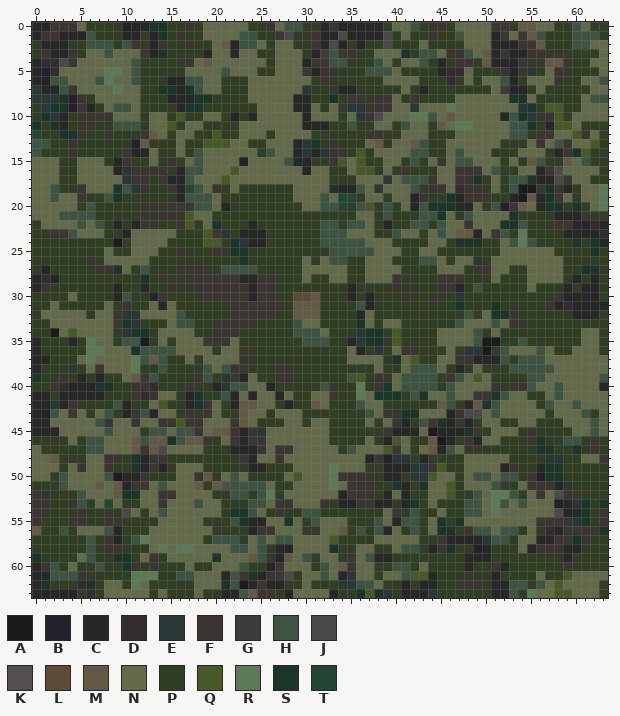
One commit to this pixel-art sprite: Assets/Textures/Environment/Forest/forest_treetops.png. This is how it looked before the edit.
The file is 64x64 pixels. Colours within 5 levels of each other are drawn and written as one.
Palette (. is transparent): A #1b1b1b  B #25212a  C #272727  D #332c30  E #293836  F #3c3633  G #3b3b3b  H #3e5442  J #4a4a4a  K #544f4f  L #5e4b37  M #635945  N #636a49  P #303e23  Q #465926  R #5c7a56  S #1b3629  T #234734
Pixels before (only the part around the change), first column x 0:
 0 CCFFFNPPPPBCCSSPPFPNNNNNPPFNHHPPCFCCCCCPNNHPFFPNNNNFFPMMNNPPHNPP
 1 CFFCCCHPPPCCPCSPFPPNNNNHHPPFJPFFCCJCCCCJPNPPFPPHNNNCFNFMHPPPHHHP
 2 PCCCPPHHHPHFPCFPPFPPNMCHHNPNNPPFCJCPCPPJPPPNPPPPNNNCCCFFMPPPHHNN
 3 PFCCFPNNHNNNFCSPPPPCNNCNNPPNNNPCGHFFPPNNNSPHHNFFHNMCFCCFFPFPPPPN
 4 CDDJFNNNNNNHPPPPPFNMNNNNNNPNNNCFFHHPPPHNPNNHPCPFFPMCCCFPFMMFPPNN
 5 CBDNNNNNRRNHPPPPPNNNNHNNNPPNNNFCFFPPPHHHNPPPPCDDNPPPFCFEPNFFPPPN
 6 CBHHNNNHRNNHPPPCCHHNNPPPNNNNNNNPFPPPPPPNNNNPPPDPNPNNHCPNNNFPPNNH
 7 ECCHFNNNNRNNPPSSCSHNNPPPNNNNNNEPPFCCPPPPPNPCPPPPPPPNGCCPNPPPPPNN
 8 EEESBFPNNNNNPPPCCCSSPPPPNNNNNCCPPSPFFPFFNPFPPPPNNNNNNSSNPPPPPNHH
 9 PESSBFCPNHHNPPPPCSSPPPPPPNNNNCCNPNFEEFFFNNENNNRNNNNNNNESPQQPPNNN
10 PSECPFFFFNNNPNNPQPPNNPCPCNNNNNCNNNPNEFJNNNRRHNMNNNNNCHSEFFQPNNNN
11 SPSCPPFPPHHHPNNQPNNPPPPNNNNNNNCCCPPHPPNNPHNNPMNRRNNNNHHSPCQQNPPP
12 TPPSSFPPFPPPFMNPNNPPQPPNNNPNNNNPPPPPPFFPPNNNPPPNNNNNNHHPFFNNQFNP
13 HHPPFPPPPPPBMPPPNPPQQQNNPPNNNCESPFPPPNMPNNMHPPNNNNNNPFPNFNHFNNQP
14 HPPPFPPPPPFCCNPPNPHNNNNNNPHNNCECEFFPQPNNNNHHPPNHNNNPPPNNNPCFSQPP
15 NNNPPNNNPCFPPNPFPNHNNNNBNNNNHCCPPFQNQPPNNPHPNFNHHNNNPNPMHPPMNHPP
16 NNNPPNNNNCEFFFFPCHHNNNQNNNNNNNCNNPPNQQPNPFPPPNNFFFNHPPNNCFJNNNNP
17 NNNPPNNNNNEFFPFCCHNNNQNNNNNNNNNNNPPPNNNENHHHFNNFFSPNPHHSCCJFNNPP
18 NNHPPFNNNSHEFPPFCTHNFPNPPPPPPNNNNSCCHNENNNHPFFNDFFPNPHAAFSFCPNNR
19 NNHNNFPPHSPPPPPPCHHHNPPPPPPPPNNNHNTTPNNPNNCFPPSCFFFPPCAMCSFNPNNR
20 NNNNNPHPPPPPFFPFFFHHNCPPPPPPPPNNHHTPHQPHPNCHSSSCCNPHBFMNCSSPSPNR
21 NNNHHHHPPPPPFPFFFQNNPPPPPPPPPPPPPPPPNNPHPPPHHSNPHNNNNSPPPPCCCFPP
22 PNNNNHNHPCPCFFPPFQPNSPPPCPPPPPPPHHPHHNPCPPHHPHNNFNNNSSHPPPFFCCDC
23 PPFFHNNNPPCNNNNNPPPQFEPCCCPPPPPPHHHNNNPPHNNPNHNMMCNFHPRPPPPCCCCD
24 PPPPPPPPPAPNNNNPPPPQQPSECCPPPPPPHHHHHNNNPPPPNNPSSSPPNHRHPPPPSPSC
25 PPPPPPPPNPPNNNPPFPPPFFSSPPPPPPPPPHHHHHNNNPPNNPPPPPPPNNNNNNPPPPSP
26 PPPPPPFPNNNNNPPPPPPPPPPSPPPPPPNPNHHPPNNNPPPHHNPNNEPNNNNNNNNPPPPP
27 PCPPPPPFFSNPHPPPFFFFPHHHHPPPPPNNNNNPPNNNNPPPPNNNPFFNNPPNNNNPPSSP
28 CDCPPPPPPPPPSPFPPFFFFFFCCFFPPPNPPNNPPNNNFPPPPFFFPPPNPPPNNNNPCPCP
29 CFPPPPPPPCPPCPPFFPFFFFFFCFFPPPPPPPPCPPPPFPFPPFFCPHPPPPPNPPPCPCCP
30 PPPPNPPPPCHPPCFPPPFFFFFFCFFPPLLMPPPCPCPPPFPPPFPEPPPPPPPPPPFCCCCP
31 PPNPPPPPNPFPPNCNPPPPPPFFFFFFPMMMPPPPHCPPPPPPFPPSPPPSPPPPPFCDCCCC
32 PNNNNNPNNFEENNNNHPPPPPFFFFFPPMMMPPPPCNPPPPPPPPPPHPNSSFPPPPPPCCCP
33 PPNNNNNNNFSEPPPNHHPPFFFFFPPPPHNNPPPPSNPNNPPPPPPHNNNHNFPPPPPPPPPP
34 PPANQNNNNPESSPNNNNPPFFFPPPPPPHHHNPPPESSPQPPPPNNNNHPNPPPPPPPPPNNP
35 CPPPCPRNNPHHAPNPNNNFFFNPPPPPPPHHHPPCESSFQPPPPNNNNHAAPPHPPPPPPNNP
36 CPPPPPRRNNNSHHHHNNNNPNNFPPPPPPPPPPPNCPEPNFFPPPNPEEAPHNNNHNPPNNNP
37 CCPPPNRNNNNRHMHPPNPNNNNFFPPPPPPPPPPNNNNPSNQPPNNFFCCCHPHHHNNNNNNN
38 CPPPEPNFNNNRPPHPPPPHNHFFPPPFFPPPPPPPPPNPPNHHHNPCPNPPPHHHHHNNNNNN
39 SPPFPCPCPPNMFHPPPPFHPEFCNPPFFPPPPPPHQPFFNHHHHPFHNQNPPPPHHNNNNNNH
40 PPFDCCCSSPPFFDPPPFPPCEHHNNCPPPPPHFPPRPFSNHHHHPHNNNNFPFFHNNHNNNNC
41 CCPCCCCCPPPFDFNNPCSPPHCNCNNCNPPNNFPPRNSSSPHSNNHNNFFSHNNPPNHNNNNN
42 CCECFPPPPHCPPNQPPCSFNPCMMNNPCPPMNPPPHNNPPPPPPMHPCMSHNNNNPHNNHNNN
43 CBHNFNPNHPCFHCNNPFPFNPPMNNPNNNPPPPPPPHNFFSSNNNCFJJNHNNNNNPNNNHPN
44 CCNNNNNHFNNFNNFFQFFNNNFMNPPPNNPNNPPPPNPNFCPHFSCFCPNNPPNNPPPNNNHN
45 CCCNNNNNHNNNPHHNHHFNMMFCFENNNNNNNPPPPPPFCCCNACCCSFPNNNPFPPPPNNHN
46 PPPPNPHHNNNMHMMSHMMFPNFCFFNNNNNNNPPPPNPCQNPPMACPFCNNPPPFSPPHHPFP
47 NPPPPPHHNNNMFMJNNNNPPPCCCFNFFNNNNNPHNNNQFNPNMCHNPFPPPPPPSSPPSPFP
48 NNMPFPNNFFPSCFFPPPPPPPPFCNNFNNNNNNNNNCFBEEPCPPPPNNNNNPPPPEEPPNNF
49 NNNPNFNNFPPSCFCPNNNPPPPPCCPPPNNNNRNNNPPCCCEEFQPPNNNNCFPPCSSPPPPP
50 NNPHNNNNHACCFPPPNNFMPNHNPPPPNQNNNRFFFFPCCPEEQNNPNHHNHHPFBSSPPPPP
51 PPPHNNNMNMCFFNHNNNMPMKHHHHNPPNNNNRNFFFPPSCPSNNQPNNNHFPNFFFCEPPPP
52 FEPPPHNNNMSSNNFFNNNNPPHHPHRPNNNNNNCFFFPCNCPPNNQPPHNRRHPNFNHFFPPP
53 FFPPFHPNTNPPNNFNNNHNNPPPHHNFFNNNFPCCFFCCPCSPNPPPHHNRHNHNNNBCESPS
54 FFPPPFPPFPJNPNHNNNNNNPSSHNPFPPHHPPPPPPPNFPHPPNPPHHNRNNNNNNJCCSPF
55 FPPPFFPPFFPPPPNNNNNPPPHSCCNNSNPHNNNPPPHNCHHPNSPSNNNNNNNNFFFFESPF
56 MPPHPNNNHCPPPNNNNNNNPPPPCFFNNNPFNNMPHPHCNPHPNSSPFHHNHHPNPDCFFFFS
57 PPPPPPHPFCPHRNNNNNNPHHHPNHNHHNNNNQPPPPNNNNNPPFCCCCEHHPNNCCFFSFPP
58 PPPPPPHPFFPPPNRNRRNNNNHHNHPCCNNNNSPPNNPPNHHPCFSPPBCPPPNCFFFCCPPP
59 SPPPPNHPPSSPNFPNNNNNSNNNMHFCMNHPNNPFNHCCPPPPPPPPCCCPPPPPPPFCPPPP
60 CFHPNPPHPPSFPFPPPNPPNNNHPPCFNNNPHNMFNNPPHHPNPPPPCPPFCPPPPPPFPPPP
61 CCHHHFPPPPPRRRPPHHNNNCHFSCFFJPNNHNCENNPNNHQQCPPPFPPCPPPPNPPQNNNN
62 CSPPPDSPNNPRNPPPPPNNNSHACFCCPPNPPPEEHHNPPCPCCPPFFFPCCHHPHNQNNNNP
63 CCCCCPDPNNNNNPNPPPNPPCCHMFFPCNNNNCPPSQSEPCCCEPPPPPPCCHPRNNQQNNNP
The same view after the edit:
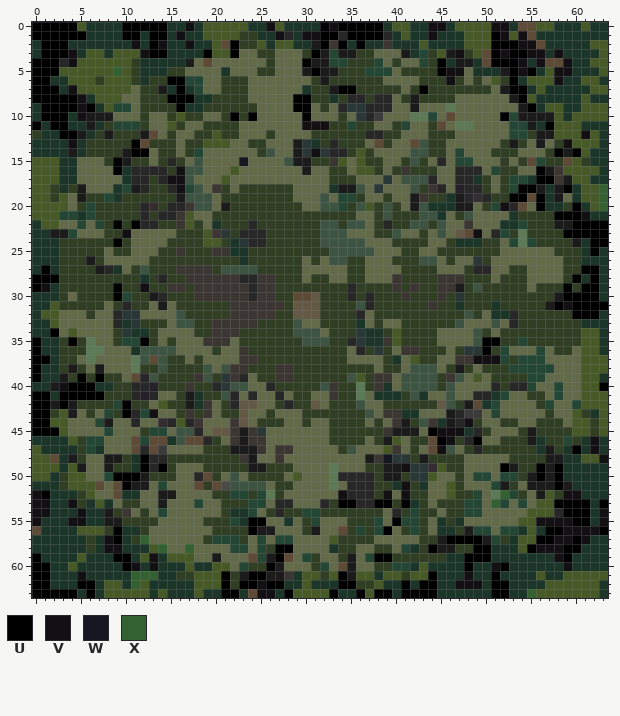
Colours new in this view: U #000000  V #131013  W #171723  X #346132
Changes in this commit:
Changed rows in their new state; - is an unchanged pixel.
first column x 0:
 0 UUUUUQSSSSUUUUUSSVSQQQQQSSVQSSSSUVUUUUUSQQSSVVSQQQQVVSLLQQSSSQSS
 1 UUUUUUSSSSUUSUUSVSSQQQQPPSSVCSVVUUCUUUUCSQSSVSSSQQQUVQVLSSSSSSSS
 2 SUUUSSSSSSSVSUVSSVSSQLUPPQSQQSSAUFUSUSSFSSSQSSSSQQQUUUVVLSSSSSQQ
 3 SUUUVSQQSQQQVUUSSSSUQQU--------UATAA-----ASTPQAVPQLUVUUVVSVSSSSQ
 4 UUUCVQQQQQQPSSSSSA-L----------UAATT---T----T-USAASLUUUVSVLLVSSQQ
 5 UUUQQQQQQXQPSSS------S--------AUAA---TTT-----UVV-SSSAUVUSQVVSSSQ
 6 UUSSQQQPQQQPS--UUTT-------------A-------------V----QPUSQQQVSSQQS
 7 UUUSVQQQQQQ---A-U-T-----------S--AUU-------U--------AUUSQSSSSSQQ
 8 UUUUUVSQQQ-----UUU-----------UU----CC-CC--A----------AUQSSSSSQSS
 9 SUUUUVUSQTT-----U------------UU---C--CCC--A-----------AUS--SSQQQ
10 SUUUSVAAA-------------U-U-----U------CG-----T-L-----UTAAAA-SQQQQ
11 USUUSSAS-TTT------------------VVV--T-----T---L-------TTASU--QSSS
12 PSSUUAS-A---AL-----------------------CC--------------TT-AAQQ-VQS
13 SSSSVS-----UL----------------A---C----L---L----------A--A-PVQQ-S
14 SSSSAS----AUU-----T----------A-V-CC------------T----------UAU-SS
15 QQQSS----UA----C-------W-----AA--------------C-TT------LT--LQPSS
16 QQQSS----USCCCC-V-------------A----------------CCC-T----UAFQQQQS
17 QQQSS-----SCC-CVV---------------------------C--CC----TT-UUFAQQSS
18 QQPS-A----TAC--CV-----------------AA---------C-BCC---TUUA-AUSQQX
19 QQPQ-A--T-------A-------------------------A----ACDC--UULU-A-SQQX
20 QQQQ--T-----CD-CC----A--------------------A----AA--TVCL-U---USQX
21 QQQTTST-----C-CC------------------------------------------UUUVSS
22 SQQ--T-T-U-UCC----------------------------------------T---AAUUUU
23 SSAAT-----V-------------------------------------LV-CT------UUUUU
24 SSS------U-------------------------------------------T-T----ASUU
25 SSS----------------------------------------------------------SUS
26 SSS---A------------------------------------------------------SSS
27 SUS----AC----------------------------------------CC----------UUS
28 UUU-----------C---------------------------------------------USUS
29 UVS------U--V----------------------------------A-----------U-UUS
30 SSS------UT--AC-------------------------------------------AUUUUS
31 SSQ-------C---A------------------------------------------AUVUUUU
32 SQQ------C-------------------------------------------C------UUUS
33 SSQ------C-------------------------------------------C-------SSS
34 SSU----------------------------------------------------------QQS
35 USS-U-----TTU-------------------------------------UU--T------QQS
36 USS-----------------------------------------------U-T---T----QQS
37 UUS----------L-----------------------------------VVVT-TTT----QQQ
38 USS-A--A---------------------------------------A-----TTTTT---QQQ
39 USSA-U-U---LC------------------------------------------TT----QQS
40 SSAVUUU----CCB-------------------------------------C-CCT--T--QQU
41 UUSUUUUU---CBC---A-------------------------------CC-T-----T--QQQ
42 UUAUA----TU------A------------------------------AL-T-----T--TQQQ
43 UUPQA---T-UCTV--------------------------------ACGG-T--------QPSQ
44 UUQQ---TA--C--DC-C-----------------------A----ACV-----------QQPQ
45 UUUQ----T----TT---C----A----------------AAA-UVVV-C-----A----QQPQ
46 SSSSQ-TT---LTLL--LLC---A---------------A----LUV-CU-----A---TPSVS
47 QSSSS-TS---LCLG-------AAA-------------------LV---C-------A-SUSVS
48 QQLSA---AA--UCC---------A------------A-W---A-------------AASSQQV
49 QQQSQA--A---UCU---------AA-------------AAV--D-------UA--UAUSSSSS
50 QQSPQQ--TUUUA-----CL--------------CCCC-AA--------TT-TT-AUAUSSSSS
51 SSSPQQQL-LUAA-T---L-LJ-------------CCC---V---------TA--AAAUASSSS
52 VUSSSPQ--L----AA------TT-T--------VCCC-V-V-------T--XT--AQPVVSSS
53 VVSSVPSQS-----A---T-----TT-CC---C-UUCCUU-U------TT-XT-T-QQUUUUSU
54 VVSSSVSSA-F---T---------T--C--TT--------C-T-----TT-N---QQQCUUUSV
55 VSSSVVSSAA------------T-UU-----T------T-UTT-----------QQVVVVUUSV
56 LSSSSQQQPUSS------------UAA----A--L-T-TU--T-----ATT-TTSQSUUVVVVU
57 SSSSSSPSVUSPX-------TTT--T-TT----------------AUUUUATPSQQUUVVUVSS
58 SSSSSSPSVVSSSQX-NX----TT-T-UU------------TS-UAA--UUSSSQUVVVUUSSS
59 USSSSQSSSUUSQVSQQQ--A---LTAUL-T----A-TUU------SSUUUSSSSSSSVUSSSS
60 UUSSQSSSSSUVSVSSSQSSQQ-T--UA----T-LA----TTSQSSSSUSSVUSSSSSSVSSSS
61 UUSSSVSSSSSXXXSSPPQQQUPAUUAAFSQQPQUAQQSQQP--USSSVSSUSSSSQSS-QQQQ
62 UUSSSUUSQQSXQSSSSSQQQUPUUVUUSSQSSSUUPPQSSUSUUSSVVVSUUSSSSQ-QQQQS
63 UUUUUSUSQQQQQSQSSSQSSUUSLVVSUQQQQUSSU-UUSUUUUSSSSSSUUSSXQQ--QQQS
Where, in picture pixels (left, top, right, bottom), the same in both pictures:
changed: (32, 22, 608, 598)
